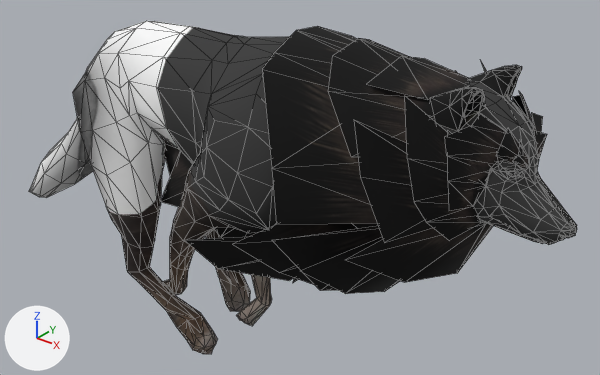
An edit to the OBJ model models/wolfrunning/wolf_running_000008.obj, drawn before and after from the same camera.
Both versions are drawn from a 50 mm camera at (0.713, -0.703, 0.737) aimed at (0.098, 0.066, 0.261). The axes (+X, +Y, +Z) are drawn at lower left. The lights are the same throughout. Mesh edges are drawn as thin lines on the coarser meshes. Where no turn or scale is listed for an object, it has been applied to the vertices. Vertices at the same position are counted once.

The first picture shows 'Wolf1_Material__wolf_col_tga_0', 'Wolf2_fur__fella3_jpg_001_0_Wolf2_fur__fella3_jpg_001_0.001'.
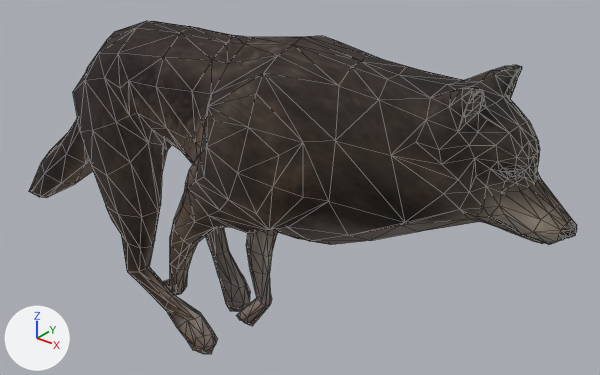
Edits to the bpy script that builds the scene:
```text
Change me_wolf1_material__wolf_col_tga_0:
    where me_wolf1_material__wolf_col_tga_0.from_pydata(...)  # 892 vertices, 1772 faces; spans x -0.446..0.486, y -0.101..0.098, z 0.025..0.489
    used by ob_wolf1_material__wolf_col_tga_0; location = (0.0, 0.0, 0.0)
    me_wolf1_material__wolf_col_tga_0 part 1: texture (UV) coordinates of 1772 of 1772 faces, centred in x -0.422..0.485, y -0.097..0.096, z 0.026..0.489, changed; they spanned u 0.02..0.98, v 0.01..0.98 and now span u 0.02..0.98, v 0.5..0.99
Remove ob_wolf2_fur__fella3_jpg_001_0_wolf2_fur__fella3_jpg_001_0_001:
    ob_wolf2_fur__fella3_jpg_001_0_wolf2_fur__fella3_jpg_001_0_001 = bpy.data.objects.new('Wolf2_fur__fella3_jpg_001_0_Wolf2_fur__fella3_jpg_001_0.001', me_wolf2_fur__fella3_jpg_001_0_wolf2_fur__fella3_jpg_001_0_001)
    ob_wolf2_fur__fella3_jpg_001_0_wolf2_fur__fella3_jpg_001_0_001.location = (0.0, 0.0, 0.0)
```

Boxes [x1, y1, x2, y2] around the edits, measured in the pictures (600 x 375 px):
'Wolf2_fur__fella3_jpg_001_0_Wolf2_fur__fella3_jpg_001_0.001', deleted (black): before [157, 26, 547, 294]
part 1 of me_wolf1_material__wolf_col_tga_0, surface changed: [29, 21, 577, 354] in both
